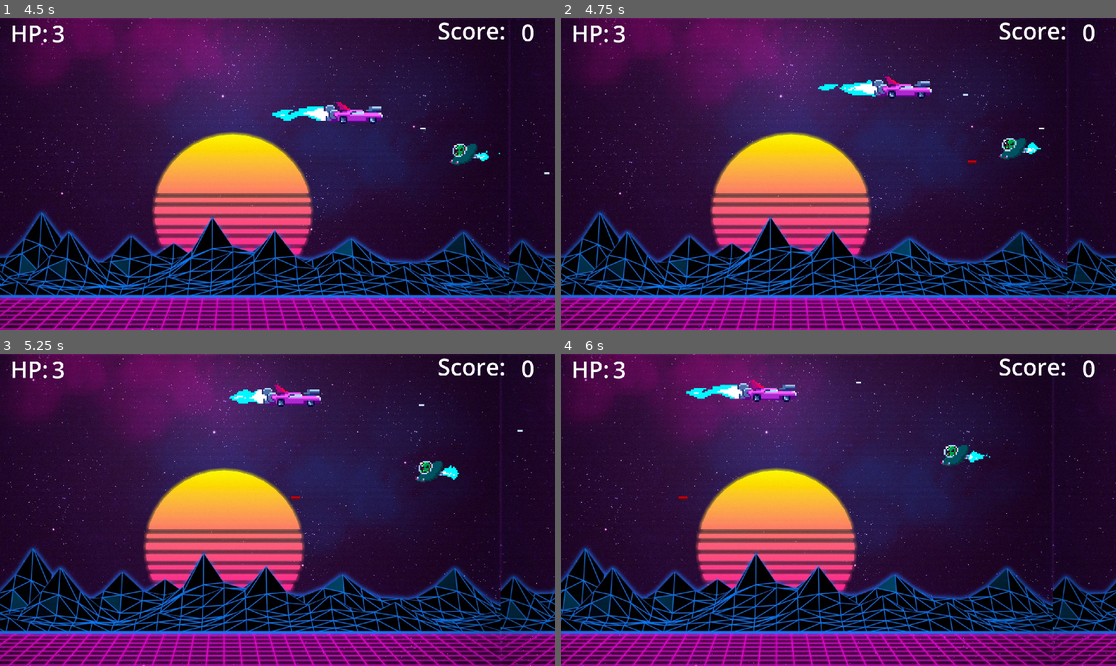
Above: before the commit, frames 1-4 (two rows, left to right).
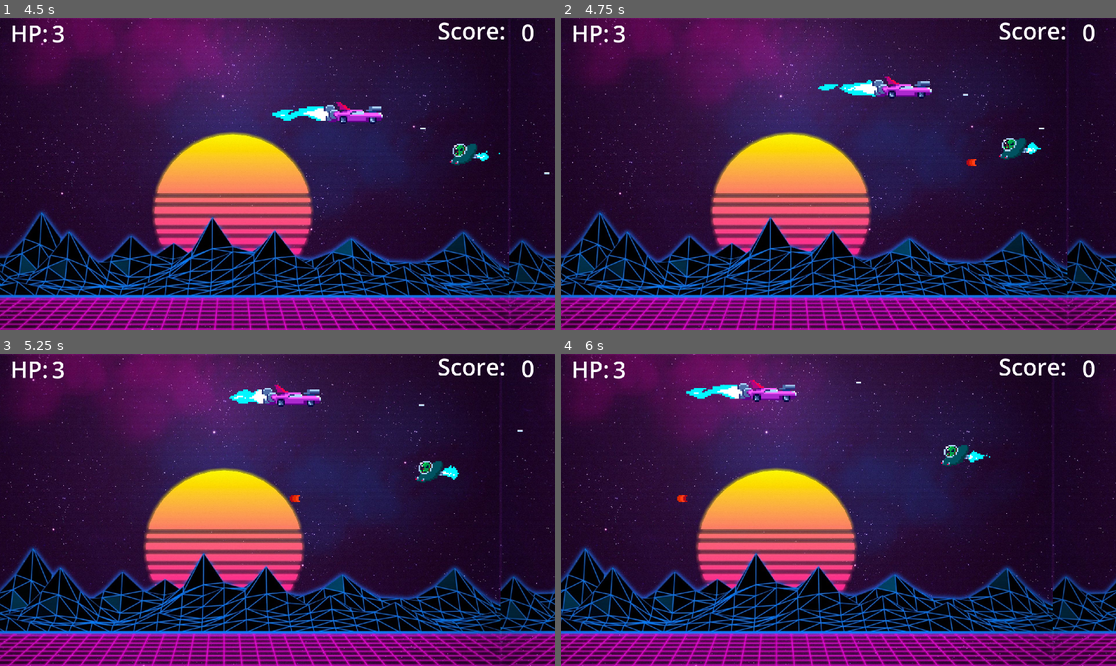
Above: after the commit, the same moments.

Repository: P0ddy/Project-Bentley
Game: Godot game, scene res://Scenes/Menu/main_menu.tscn
Two runs of this game, one before a commit and one after it. Both use one fixed random seed, a clock stepped at 60 frames per second and the inputs below.
Inputs:
- Up to frame 1 (4.5 s): click "Start Game" at 0.5 s; hold D (right) 1.28-2.03 s; hold Space (shoot) 1.28-2.03 s; hold S (down) 2.03-2.78 s; tap Space (shoot) at 2.1, 3.6 s; hold D (right) 2.78-3.53 s; hold Space (shoot) 2.78-3.53 s; hold W (up) 3.53-4.28 s; hold A (left) from 4.28 s (still down); hold Space (shoot) from 4.28 s (still down)
- Up to frame 2 (4.75 s): keep holding A (left); keep holding Space (shoot)
- Up to frame 3 (5.25 s): keep holding A (left); release Space (shoot) at 5.03 s; tap Space (shoot) at 5.1 s
- Up to frame 4 (6 s): release A (left) at 5.78 s; hold S (down) from 5.78 s (still down); hold Space (shoot) from 5.78 s (still down)

Frame 1 is identical in both runs. In frame 2, less than 0.1% of the frame differs, in the area x 72-75%, y 45-48%; in frame 3, less than 0.1%, in the area x 52-55%, y 45-48%; in frame 4, less than 0.1%.

Commit message:
adding bullets for Alien

Diff:
--- a/Scenes/MainScene/Game.gd
+++ b/Scenes/MainScene/Game.gd
@@ -9,7 +9,7 @@
 	add_child(enemy)
 
 
-
+# Options Scipt
 @export var pause_menu_packed_scene : PackedScene = null
 @onready var ui_container = $CanvasLayer as CanvasLayer
 
--- a/Scenes/MainScene/enemy_bullet.tscn
+++ b/Scenes/MainScene/enemy_bullet.tscn
@@ -1,10 +1,39 @@
-[gd_scene load_steps=4 format=3 uid="uid://dyoimxu410hok"]
+[gd_scene load_steps=8 format=3 uid="uid://dyoimxu410hok"]
 
 [ext_resource type="Script" path="res://Scenes/MainScene/enemy_bullet.gd" id="1_hj32a"]
-[ext_resource type="Texture2D" uid="uid://bqosdr2ahmb0d" path="res://Assets/Bullet.png" id="1_vsd7t"]
+[ext_resource type="Texture2D" uid="uid://ur4lqhfpo1ys" path="res://Assets/Bullets/AlienBullet.png" id="2_suw6a"]
 
 [sub_resource type="RectangleShape2D" id="RectangleShape2D_hk6pr"]
 size = Vector2(30, 9)
+
+[sub_resource type="AtlasTexture" id="AtlasTexture_8boji"]
+atlas = ExtResource("2_suw6a")
+region = Rect2(0, 0, 16, 16)
+
+[sub_resource type="AtlasTexture" id="AtlasTexture_x26pj"]
+atlas = ExtResource("2_suw6a")
+region = Rect2(16, 0, 16, 16)
+
+[sub_resource type="AtlasTexture" id="AtlasTexture_fpcn4"]
+atlas = ExtResource("2_suw6a")
+region = Rect2(32, 0, 16, 16)
+
+[sub_resource type="SpriteFrames" id="SpriteFrames_8pvj1"]
+animations = [{
+"frames": [{
+"duration": 1.0,
+"texture": SubResource("AtlasTexture_8boji")
+}, {
+"duration": 1.0,
+"texture": SubResource("AtlasTexture_x26pj")
+}, {
+"duration": 1.0,
+"texture": SubResource("AtlasTexture_fpcn4")
+}],
+"loop": true,
+"name": &"Idle",
+"speed": 5.0
+}]
 
 [node name="EnemyBullet" type="Area2D"]
 script = ExtResource("1_hj32a")
@@ -13,10 +42,12 @@
 position = Vector2(0, 0.5)
 shape = SubResource("RectangleShape2D_hk6pr")
 
-[node name="Sprite2D" type="Sprite2D" parent="."]
-modulate = Color(0.803922, 0, 0, 1)
+[node name="Sprite2D" type="AnimatedSprite2D" parent="."]
+modulate = Color(1, 0.512707, 0.494029, 1)
 scale = Vector2(5, 5)
-texture = ExtResource("1_vsd7t")
+sprite_frames = SubResource("SpriteFrames_8pvj1")
+animation = &"Idle"
+autoplay = "Idle"
 
 [node name="DespawnTimer" type="Timer" parent="."]
 wait_time = 10.0
Binary file added: Assets/Bullets/AlienBullet.png
Not shown, added: Assets/Bullets/AlienBullet.png.import
